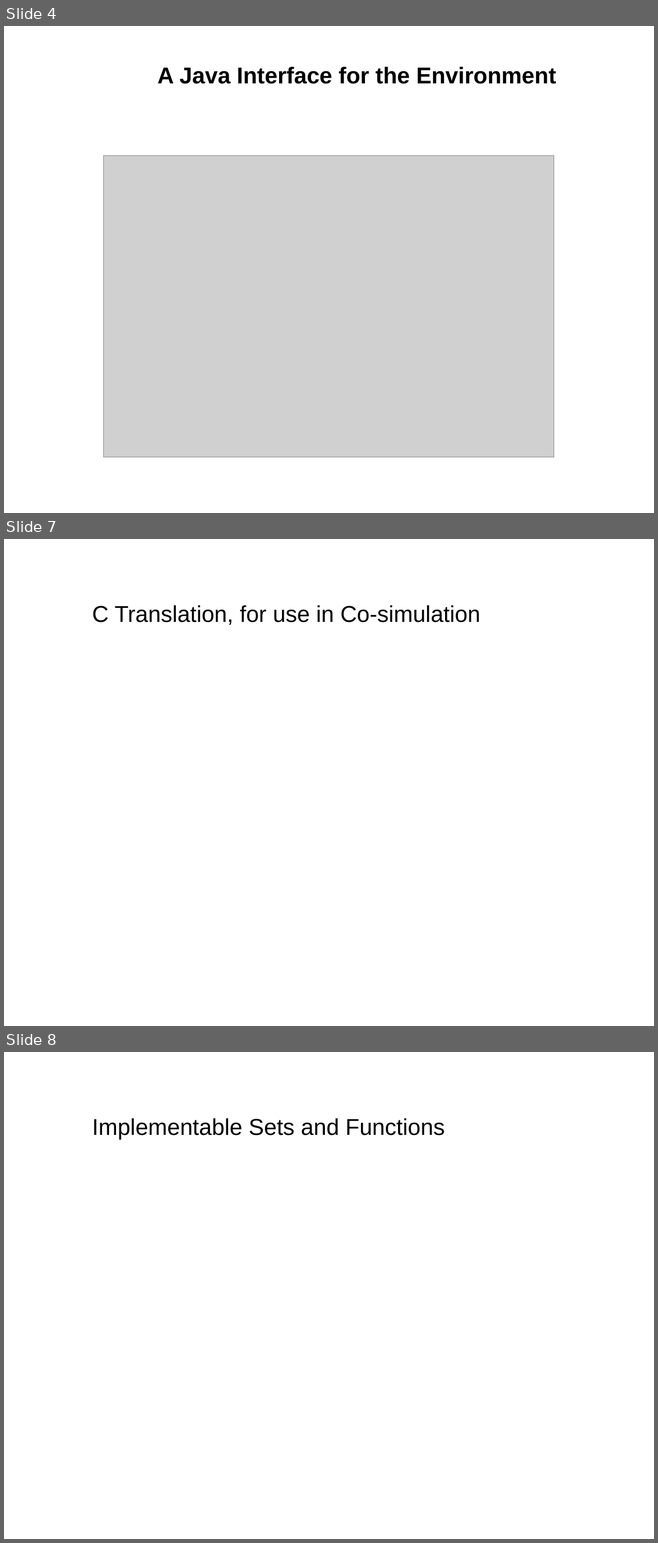
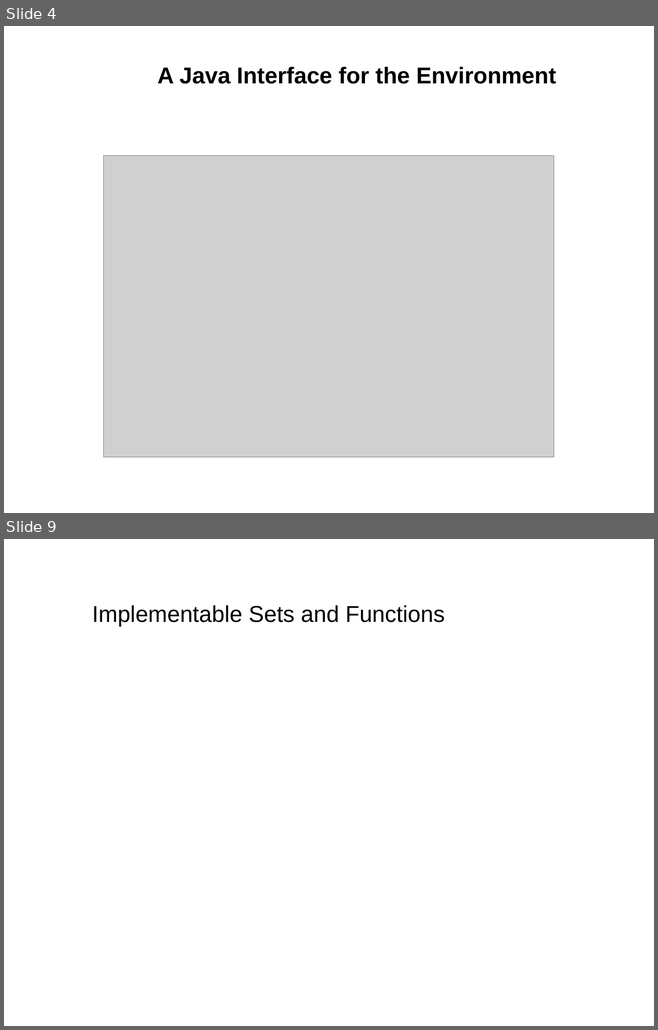
Before and after one commit to weetmuts/rodin-b-sharp-iUML_B_Utils, a slide deck: work/store/Writing/RUDW2014(accepted)/presentation/presentation.odp. Shown one above the other, each under a label of ours: slides 4, 7 and 8 before the commit, slides 4 and 9 after it; the slides between them are not shown. The pictures are 658x1543 and 658x1030 pixels, drawn with LibreOffice and Linux fonts; fonts in the diff are those of the drawing; grey boxes stand for pictures. Boxes give left, top, right and bottom in pixels: in the first picture for what was removed or moved away, otherwise in the second. Text is boxed around its words. In the diff, an @@ line names an element or a change of style, - is before the commit and + after.

```diff
--- a/work/store/Writing/RUDW2014(accepted)/presentation/presentation.odp
+++ b/work/store/Writing/RUDW2014(accepted)/presentation/presentation.odp
@@ slide 7 removed at (4,539,654,1026), background #FFFFFF @@
@@ text removed at (92,605,480,625) @@
-  C Translation, for use in Co-simulation
@@ what was slide 8 is now slide 9 @@
```
Also in this commit, not shown: 3 slides changed, 2 slides added, 3 other files.
